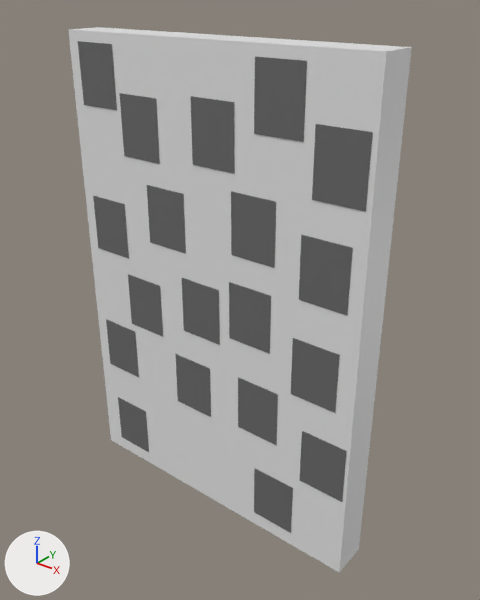
One commit to the glTF model images/Calendar.glb: the scene before it, then after it.
Before and after are seen from a 50 mm camera at (6.04, -6.73, 4.47) aimed at (0.26, 0.5, -0.01). Lighting does not change. The marker at lower left points along +X, +Y and +Z. Where no turn or scale is listed for an object, it has been applied to the vertices.

The first picture shows 'Calendar', 'Door.001', 'Door.002', 'Door.003', 'Door.004', 'Door.005', 'Door.007', 'Door.008', 'Door.009', 'Door.012', 'Door.013', 'Door.017'.
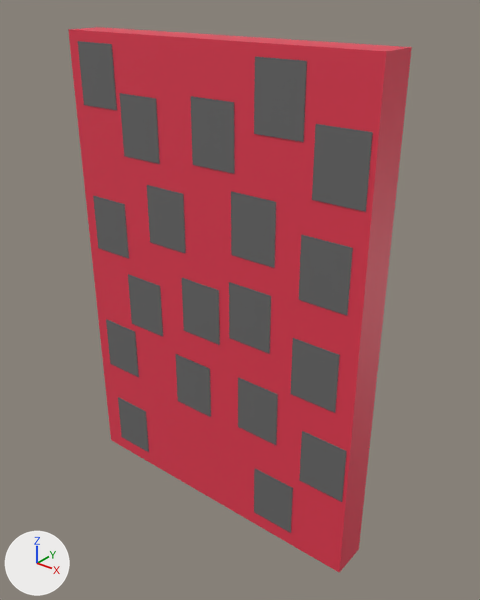
Where the change shows, as pixel boxes [x1, y1, x2, y2] in the pictures (480 x 600 px):
'Calendar', recoloured (grey to red)
    both: [68, 27, 412, 573]

What changed in the scene script:
```text
Add mat_material_033:
    mat_material_033 = principled_material('Material.033')
    mat_material_033.base_color = (0.8, 0.0428, 0.0843)  # red #e73a52
Change me_cube_002:
    where me_cube_002.from_pydata(...)  # 185 vertices, 366 faces; spans x -2.61..2.61, y -0.3..0.3, z -3.77..3.77
    add me_cube_002.materials.append(mat_material_033)  # red #e73a52
```
